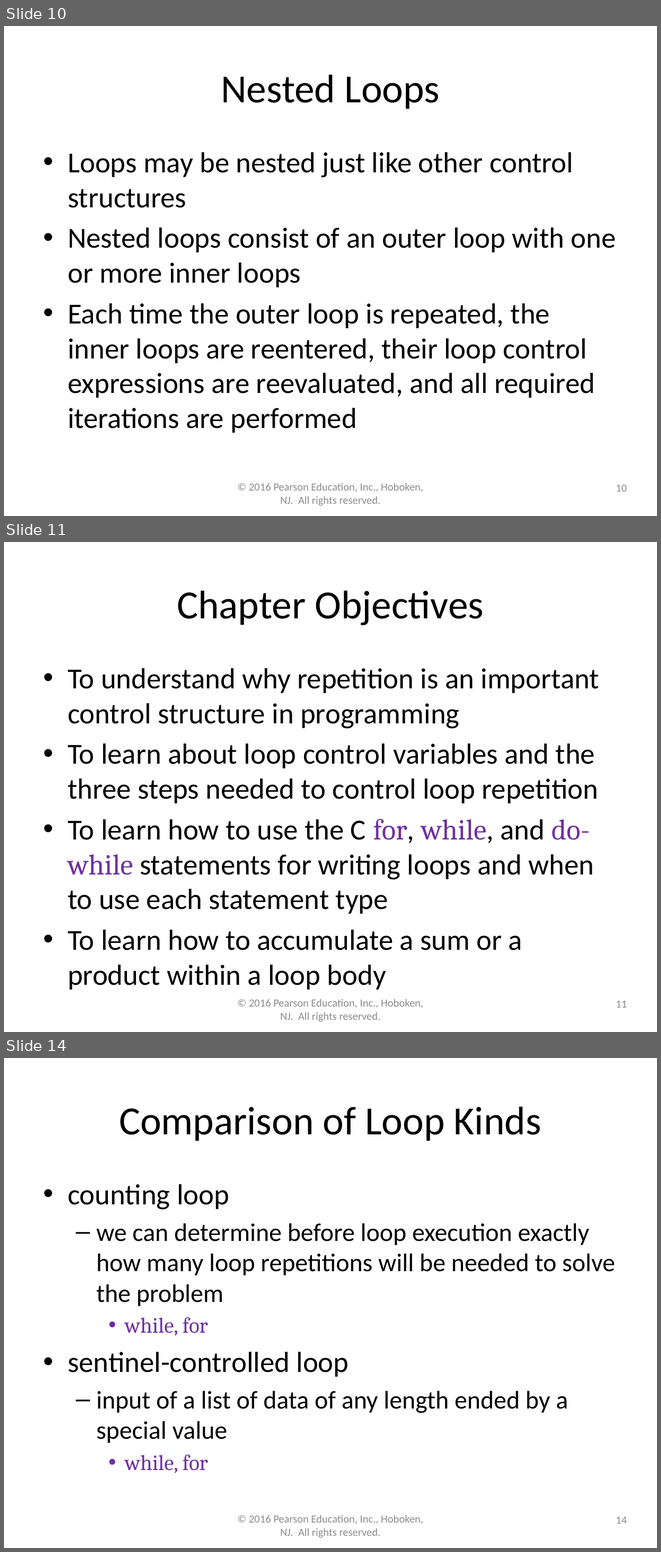
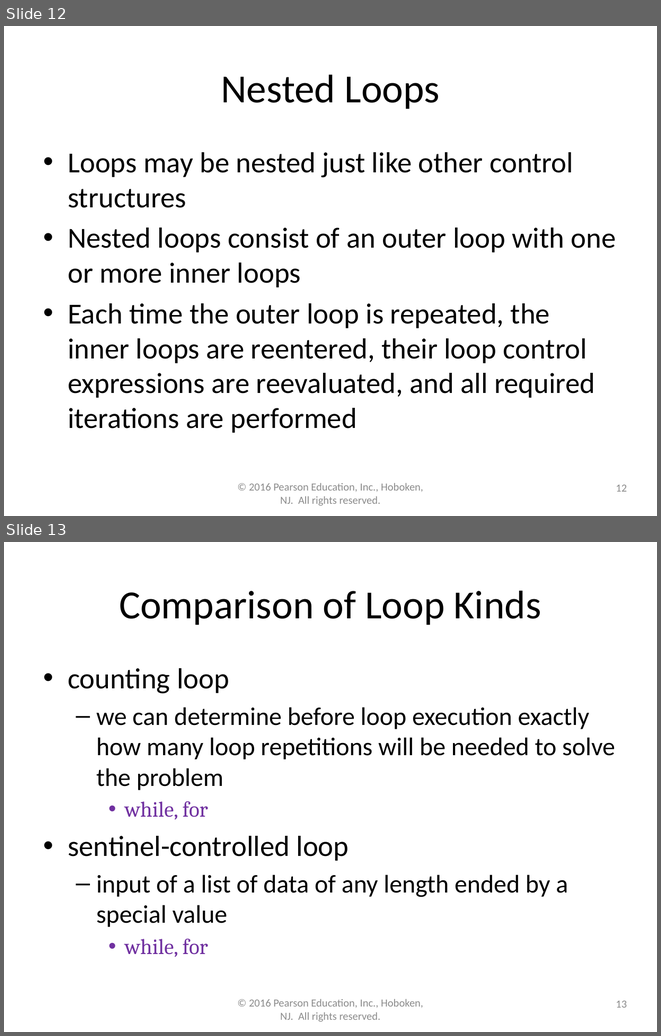
Before and after one commit to lgw2/lgw2.github.io, a slide deck: _teaching/csci112-fall-2023/lectures/ppts/Chapter5.pptx. Shown one above the other, each under a label of ours: slides 10, 11 and 14 before the commit, slides 12 and 13 after it; the slides between them are not shown. The pictures are 661x1552 and 661x1036 pixels, drawn with LibreOffice and Linux fonts; fonts in the diff are those of the drawing. Boxes give left, top, right and bottom in pixels: in the first picture for what was removed or moved away, otherwise in the second. Text is boxed around its words. In the diff, an @@ line names an element or a change of style, - is before the commit and + after.

```diff
--- a/_teaching/csci112-fall-2023/lectures/ppts/Chapter5.pptx
+++ b/_teaching/csci112-fall-2023/lectures/ppts/Chapter5.pptx
@@ slide 11 removed at (x1=4, y1=542, x2=657, y2=1032), background #FFFFFF @@
@@ title removed at (x1=177, y1=590, x2=484, y2=625) @@
-Chapter Objectives
@@ text removed at (x1=68, y1=668, x2=599, y2=989) @@
-• To understand why repetition is an important control structure in programming
-• To learn about loop control variables and the three steps needed to control loop repetition
-• To learn how to use the C for, while, and do-while statements for writing loops and when to use each statement type
-• To learn how to accumulate a sum or a product within a loop body
@@ text removed at (x1=249, y1=999, x2=423, y2=1022) @@
-© 2016 Pearson Education, Inc., Hoboken, NJ. All rights reserved.
@@ page number removed at (x1=616, y1=1000, x2=627, y2=1007) @@
-11
@@ what was slide 10 is now slide 12 @@
@@ page number at (x1=616, y1=484, x2=627, y2=491): text changed @@
-10
+12
@@ what was slide 14 is now slide 13 @@
@@ page number at (x1=616, y1=1000, x2=627, y2=1007): text changed @@
-14
+13
```
Also in this commit, not shown: 4 slides changed, 3 other slides removed, 3 other files.
